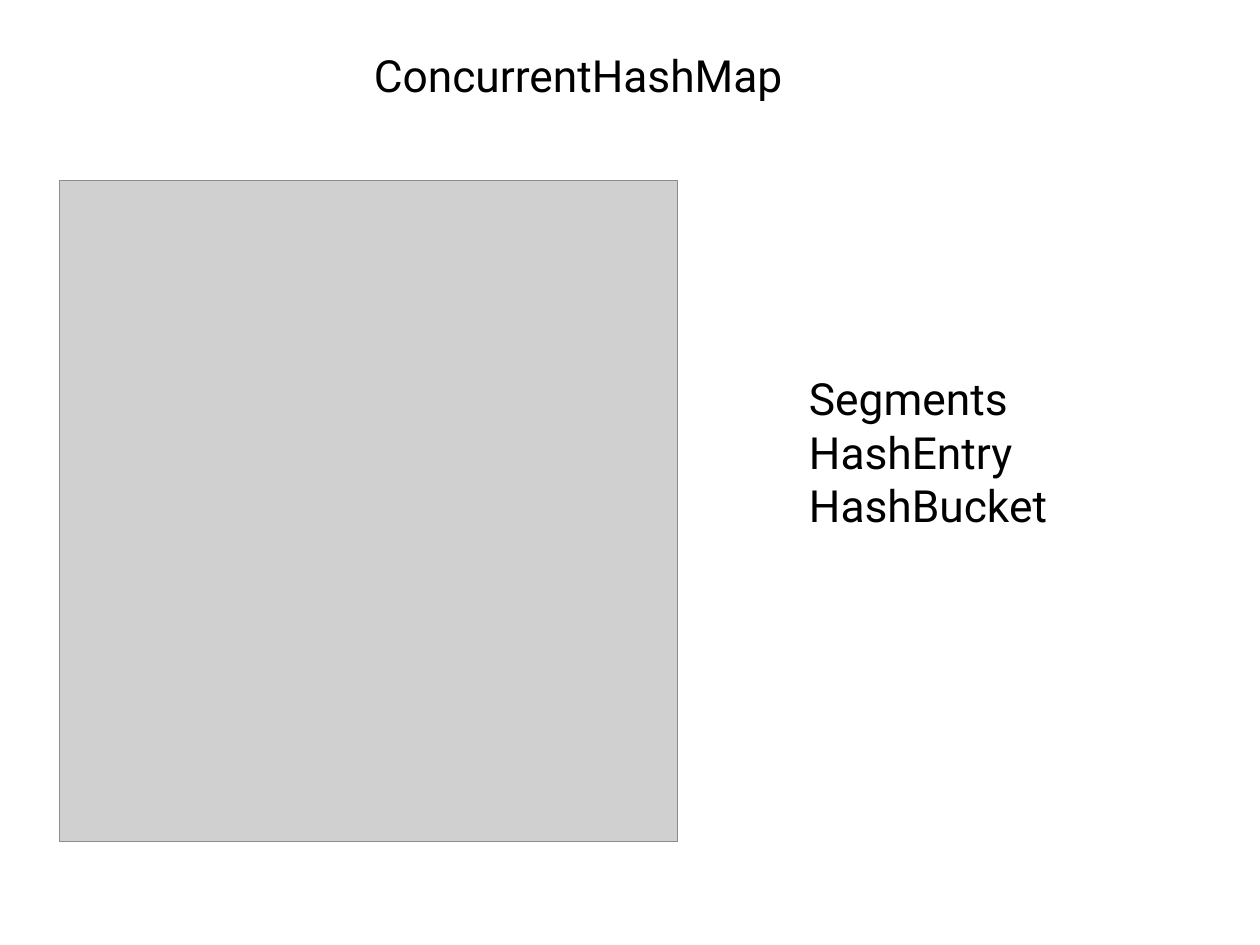
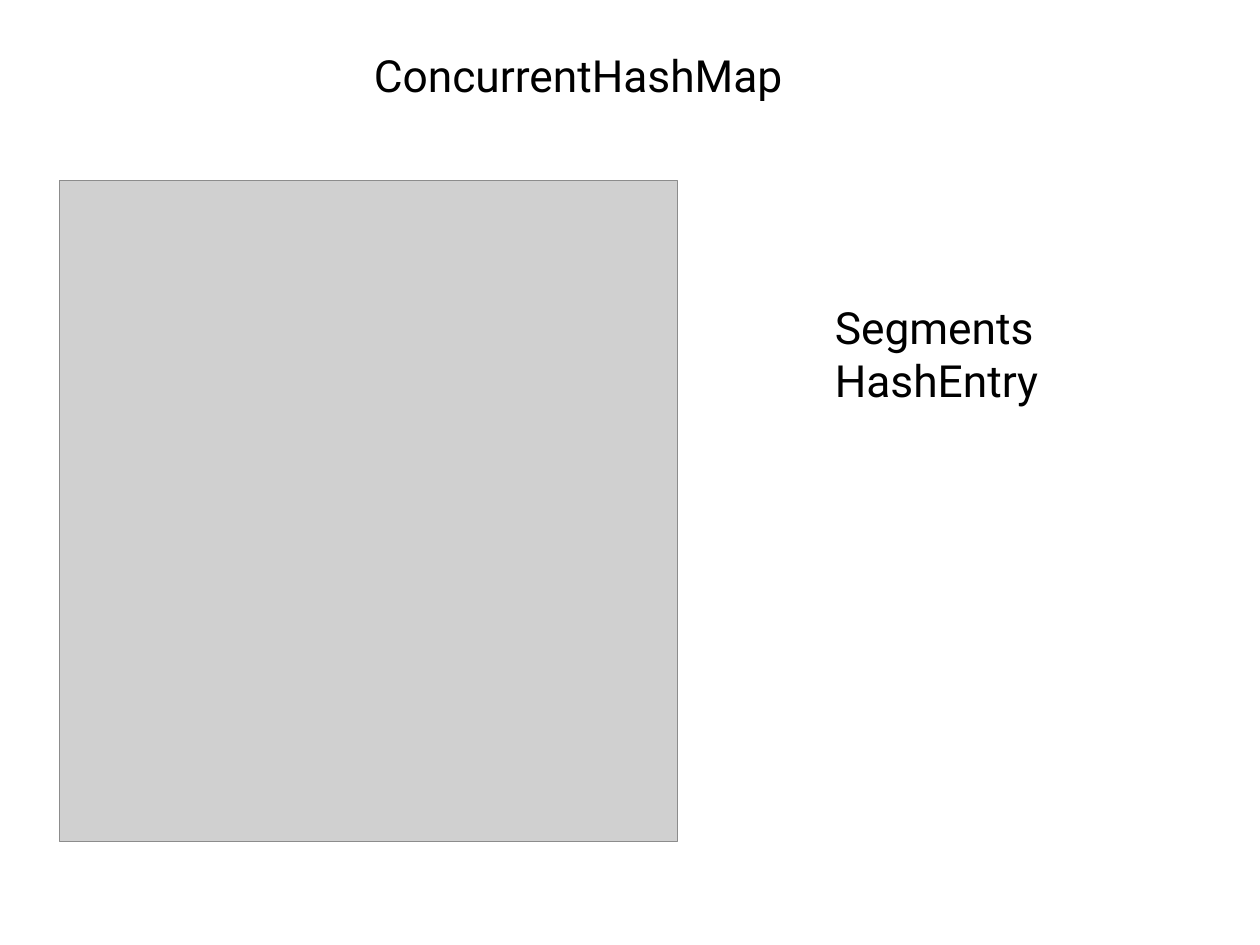
Before and after one commit to tangchuanzhou/Java-concurrency-test, a slide deck: slide 23 of ppt/Java_concurrency.pptx (slide 13 before the commit). Drawn at 1260x945 pixels with LibreOffice and Linux fonts; fonts in the diff are those of the drawing; grey boxes stand for pictures. Boxes give left, top, right and bottom in pixels: in the first picture for what was removed or moved away, otherwise in the second. Text is boxed around its words. In the diff, an @@ line names an element or a change of style, - is before the commit and + after.

```diff
--- a/ppt/Java_concurrency.pptx
+++ b/ppt/Java_concurrency.pptx
@@ text "Segments": place and size @@
-text "Segments" at box(809, 383, 1047, 523)
+text "Segments" at box(835, 312, 1038, 407)
@@ text at box(809, 488, 1047, 523): paragraph removed @@
-HashBucket
```
Also in this commit, not shown: 7 other slides changed, 13 slides added, 2 slides removed, 1 other file.
